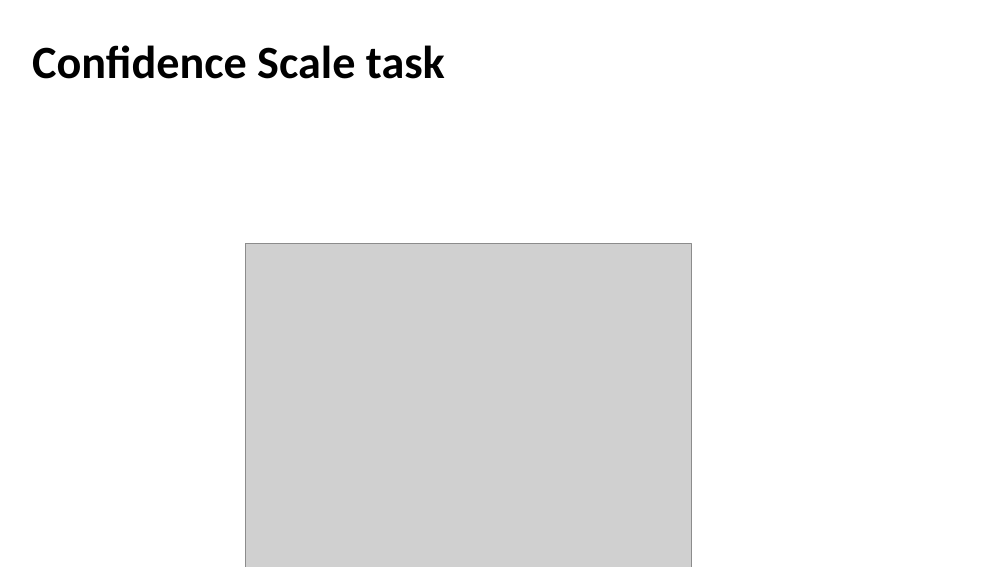
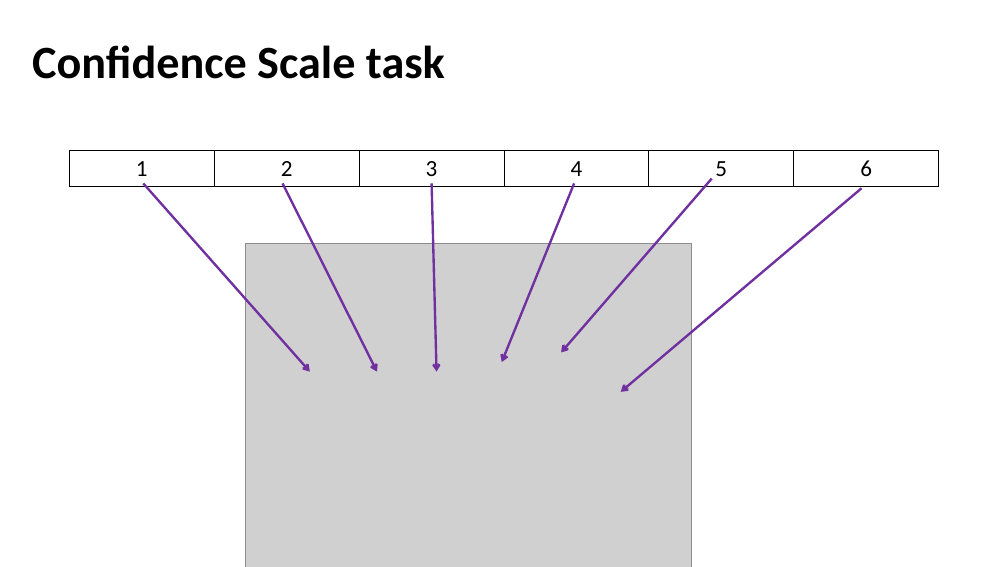
Before and after one commit to Adrifelcha/afchavez-019, a slide deck: slide 21 of Congresos/Presentaciones_Locales/Green_2019_BayesianSDT.pptx (slide 22 before the commit). Drawn at 1008x567 pixels with LibreOffice and Linux fonts; fonts in the diff are those of the drawing; grey boxes stand for pictures. Boxes give left, top, right and bottom in pixels: in the first picture for what was removed or moved away, otherwise in the second. Text is boxed around its words. In the diff, an @@ line names an element or a change of style, - is before the commit and + after.

```diff
--- a/Congresos/Presentaciones_Locales/Green_2019_BayesianSDT.pptx
+++ b/Congresos/Presentaciones_Locales/Green_2019_BayesianSDT.pptx
@@ table added at [70,151,941,187], 1 rows, 6 columns @@
+1 | 2 | 3 | 4 | 5 | 6
@@ arrow added from (712, 178) to (561, 352), #7030A0 2.25 pt @@
@@ arrow added from (144, 184) to (310, 372), #7030A0 2.25 pt @@
@@ arrow added from (283, 184) to (377, 372), #7030A0 2.25 pt @@
@@ arrow added from (432, 184) to (436, 372), #7030A0 2.25 pt @@
@@ arrow added from (574, 184) to (502, 362), #7030A0 2.25 pt @@
@@ arrow added from (862, 188) to (621, 392), #7030A0 2.25 pt @@
```
Also in this commit, not shown: 9 other slides changed, 20 slides added, 49 slides removed.
